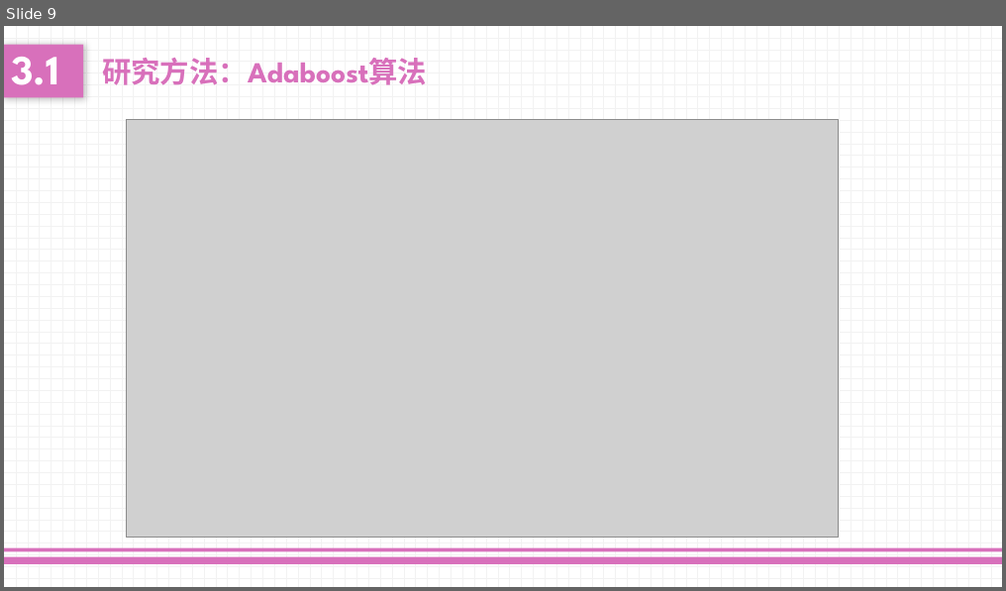
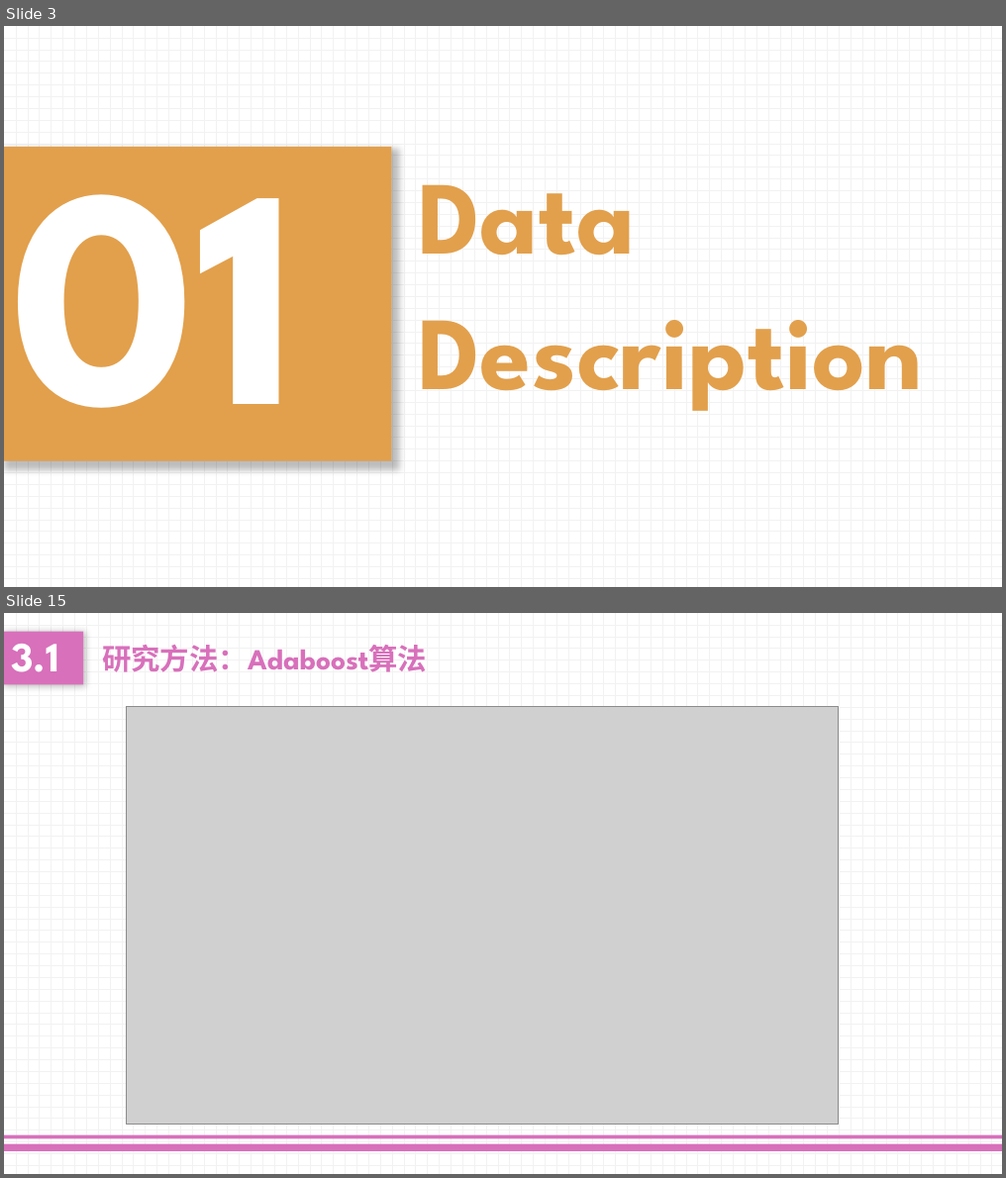
Before and after one commit to lloydliu717/MidtermProject, a slide deck: Presentation.pptx. Shown one above the other, each under a label of ours: slide 9 before the commit, slides 3 and 15 after it; the slides between them are not shown. The pictures are 1006x591 and 1006x1178 pixels, drawn with LibreOffice and Linux fonts; fonts in the diff are those of the drawing; grey boxes stand for pictures. Boxes give left, top, right and bottom in pixels: in the first picture for what was removed or moved away, otherwise in the second. Text is boxed around its words. In the diff, an @@ line names an element or a change of style, - is before the commit and + after.

```diff
--- a/Presentation.pptx
+++ b/Presentation.pptx
@@ slide 3 added at <box>4,26,1002,587</box>, background pattern #F2F2F2 on #FFFFFF @@
@@ text added at <box>4,147,392,461</box>, fill #E2A04C, 300 pt, text #FFFFFF, bold @@
+01
@@ text added at <box>418,184,923,411</box>, 100 pt, text #E2A04C, bold @@
+Data
+Description
@@ what was slide 9 is now slide 15 @@
```
Also in this commit, not shown: 2 slides changed, 11 other slides added, 6 slides removed.
